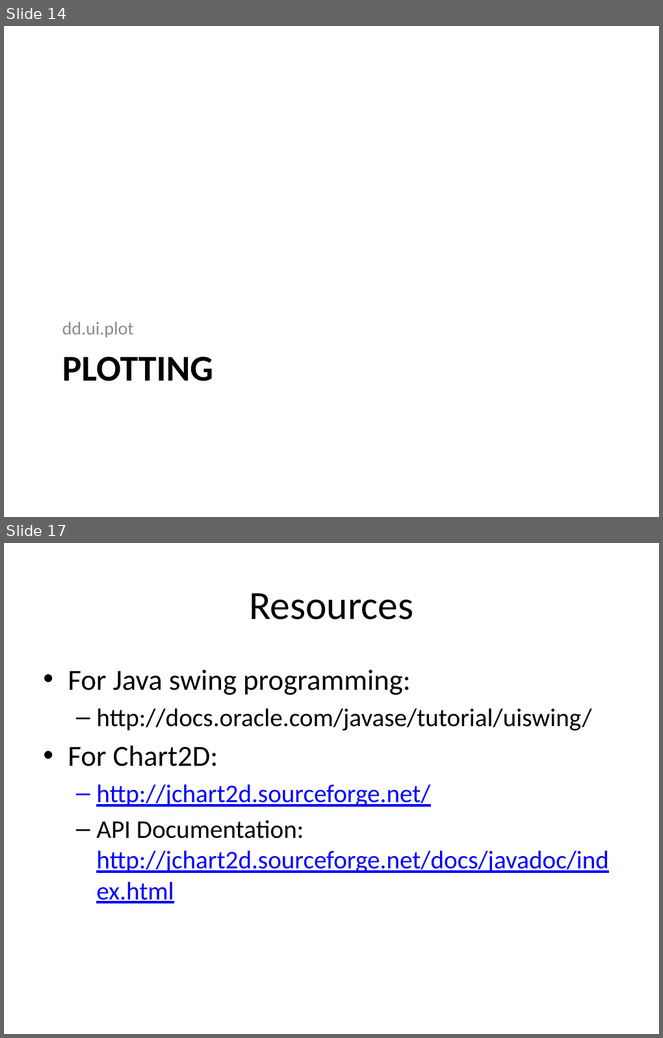
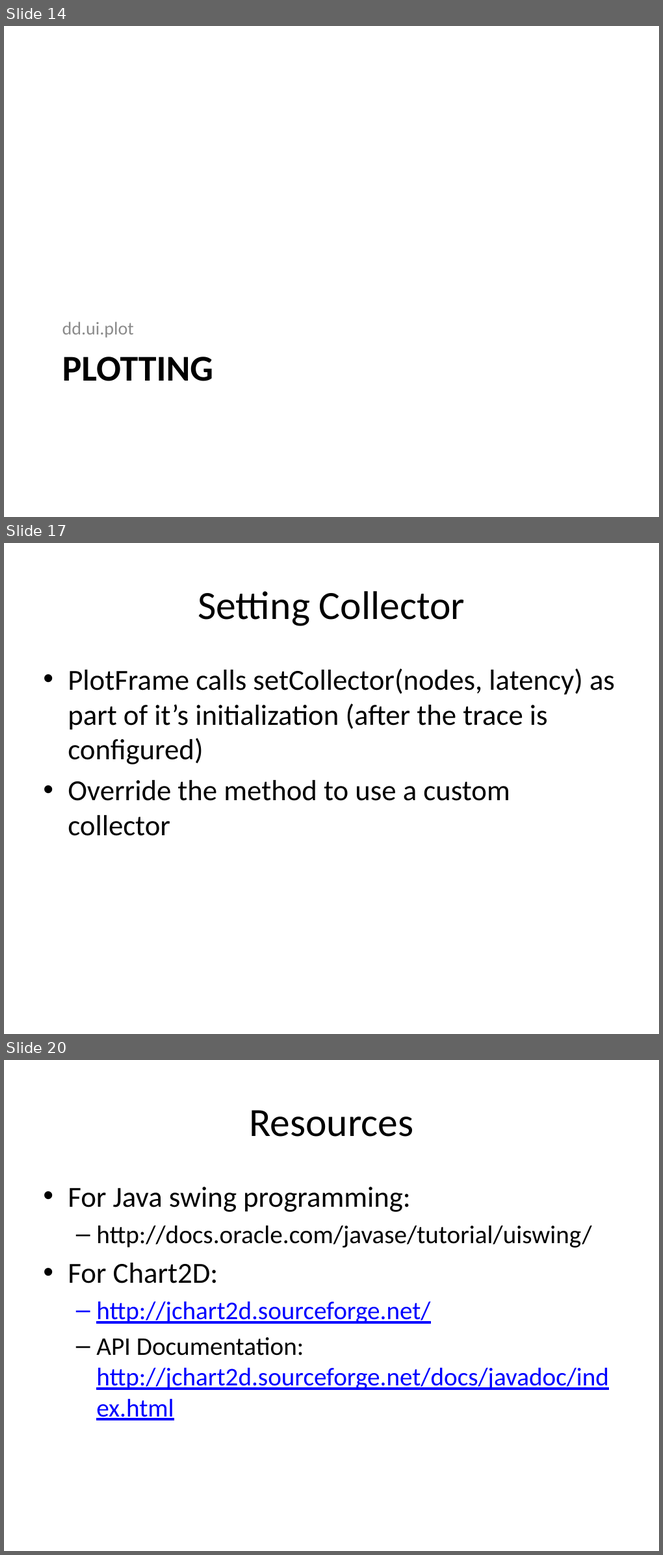
Before and after one commit to mathewgrabau/DirectedDiffusion, a slide deck: doc/DDSimulation_Graphical.pptx. Shown one above the other, each under a label of ours: slides 14 and 17 before the commit, slides 14, 17 and 20 after it; the slides between them are not shown. The pictures are 663x1038 and 663x1555 pixels, drawn with LibreOffice and Linux fonts; fonts in the diff are those of the drawing. Boxes give left, top, right and bottom in pixels: in the first picture for what was removed or moved away, otherwise in the second. Text is boxed around its words. In the diff, an @@ line names an element or a change of style, - is before the commit and + after.

```diff
--- a/doc/DDSimulation_Graphical.pptx
+++ b/doc/DDSimulation_Graphical.pptx
@@ slide 17 added at (x1=4, y1=543, x2=659, y2=1034), background #FFFFFF @@
@@ title added at (x1=198, y1=591, x2=465, y2=626), 44 pt, text #000000 @@
+Setting Collector
@@ text added at (x1=68, y1=668, x2=615, y2=836), 32 pt, text #000000 @@
+• PlotFrame calls setCollector(nodes, latency) as part of it’s initialization (after the trace is configured)
+• Override the method to use a custom collector
@@ what was slide 17 is now slide 20 @@
```
Also in this commit, not shown: 2 slides changed, 2 other slides added, 1 other file.
